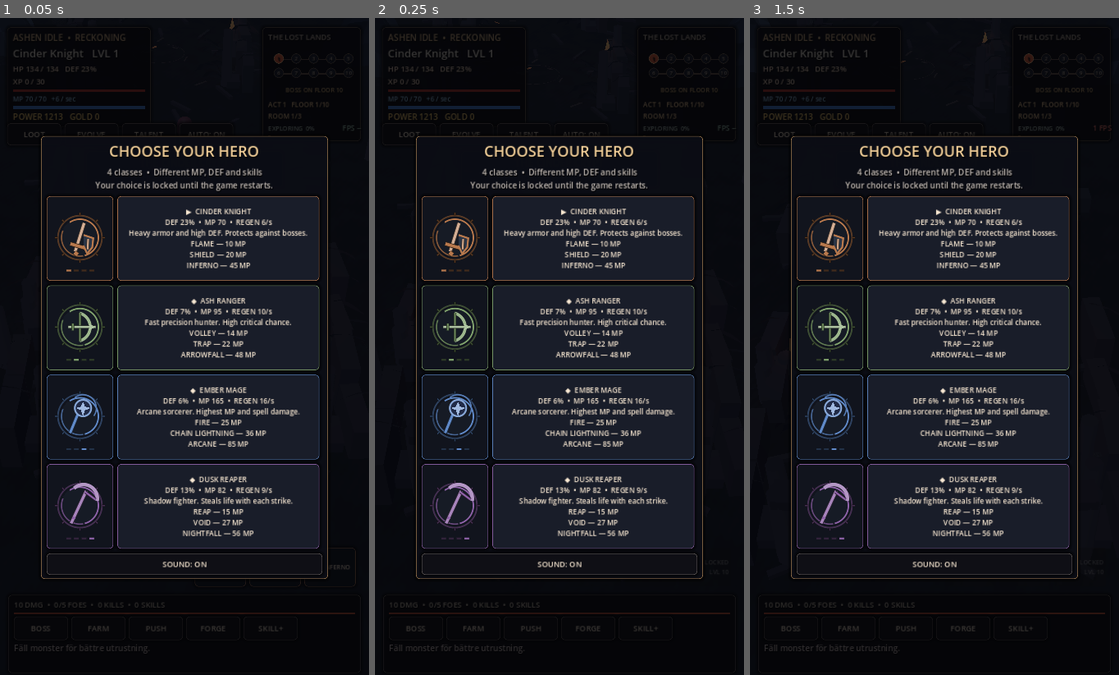
Above: before the commit, frames 1-3 (left to right).
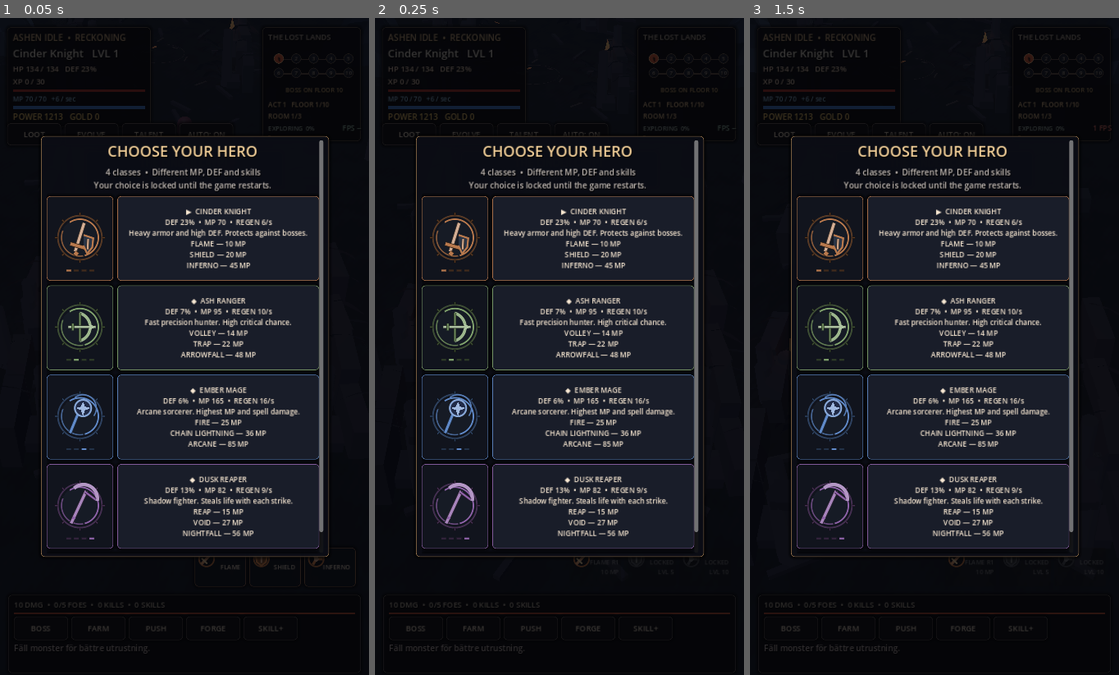
Above: after the commit, the same moments.

Repository: bananofil-wq/AshenIdle
Game: Godot game, scene res://scenes/main.tscn
Same seed, same stepped clock (60 frames per second), same inputs: the game is played once before the commit and once after it.
Inputs:
- Up to frame 1 (0.05 s): no input
- Up to frame 2 (0.25 s): no input
- Up to frame 3 (1.5 s): click "LOOT" at 0.5 s; click "EVOLVE" at 1.25 s

The runs differ from the first frame. In frame 1, 2.7% of the frame differs, in the area x 11-90%, y 18-86%; in frame 2, 2.7%; in frame 3, 2.7%.

Commit message:
Make startup hero chooser vertically scrollable and bounded on all portrait phones

Diff:
--- a/scripts/main.gd
+++ b/scripts/main.gd
@@ -653,9 +653,19 @@
     hero_overlay.visible = false
     hero_overlay.add_theme_stylebox_override("panel", _skin(Color("0b0d15f7"), Color("a78053")))
     overlay.add_child(hero_overlay)
+    # Hero choices may be taller than the usable screen on compact phones.
+    # Give the card list a true vertical viewport instead of letting a VBox
+    # resize its parent beyond the top/bottom screen edges.
+    var hero_scroll := ScrollContainer.new()
+    hero_scroll.name = "HeroChoiceScroll"
+    hero_scroll.custom_minimum_size = Vector2(522, 770)
+    hero_scroll.horizontal_scroll_mode = ScrollContainer.SCROLL_MODE_DISABLED
+    hero_scroll.vertical_scroll_mode = ScrollContainer.SCROLL_MODE_AUTO
+    hero_overlay.add_child(hero_scroll)
     var hero_column := VBoxContainer.new()
+    hero_column.size_flags_horizontal = Control.SIZE_EXPAND_FILL
     hero_column.add_theme_constant_override("separation", 9)
-    hero_overlay.add_child(hero_column)
+    hero_scroll.add_child(hero_column)
     var hero_title := _label("CHOOSE YOUR HERO", 29, Color("f2cf99"))
     hero_title.horizontal_alignment = HORIZONTAL_ALIGNMENT_CENTER
     hero_column.add_child(hero_title)
